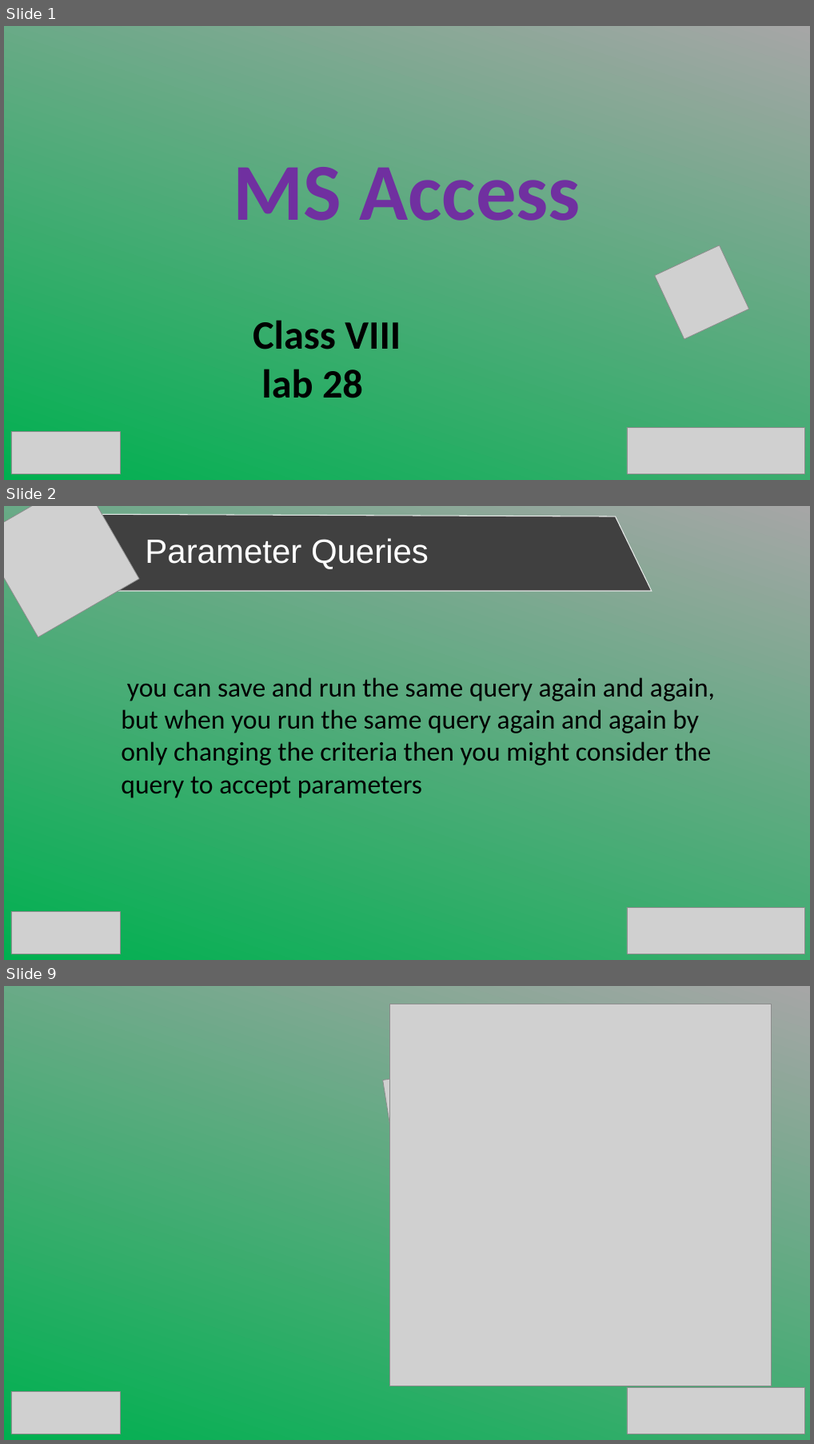
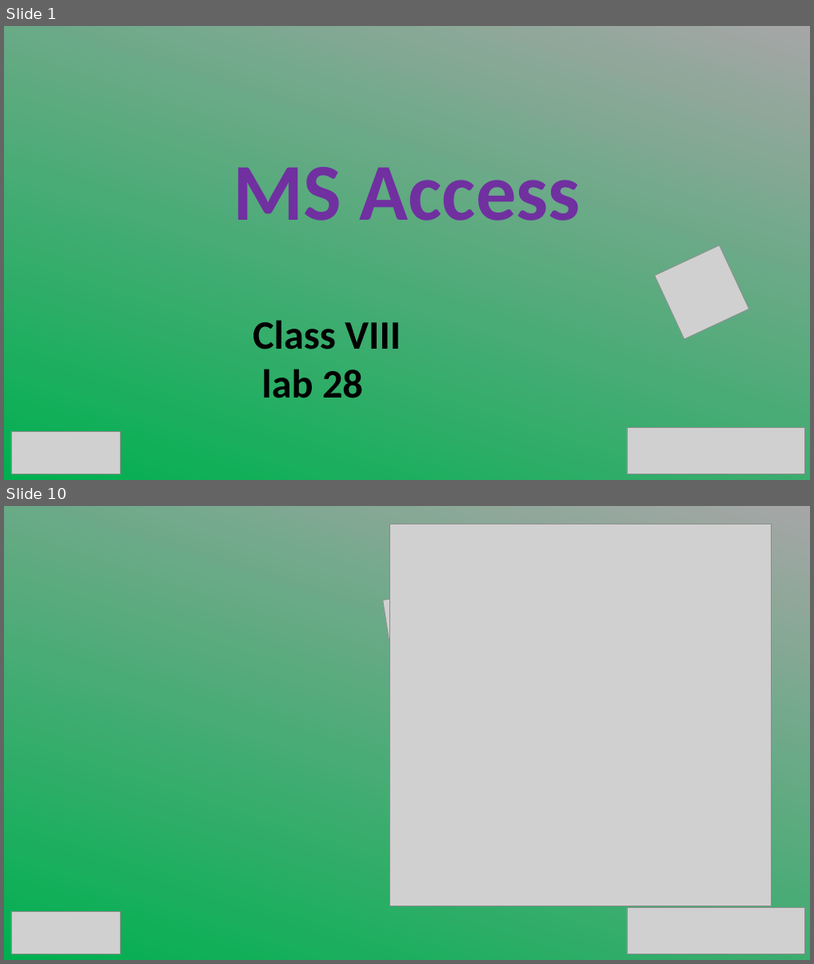
Before and after one commit to SabitDeepto/IIDP, a slide deck: class 8/lab 30 (Access)/2. Presentation/lab 30.pptx. Shown one above the other, each under a label of ours: slides 1, 2 and 9 before the commit, slides 1 and 10 after it; the slides between them are not shown. The pictures are 814x1444 and 814x964 pixels, drawn with LibreOffice and Linux fonts; fonts in the diff are those of the drawing; grey boxes stand for pictures. Boxes give left, top, right and bottom in pixels: in the first picture for what was removed or moved away, otherwise in the second. Text is boxed around its words. In the diff, an @@ line names an element or a change of style, - is before the commit and + after.

```diff
--- a/class 8/lab 30 (Access)/2. Presentation/lab 30.pptx
+++ b/class 8/lab 30 (Access)/2. Presentation/lab 30.pptx
@@ slide 2 removed at (x1=4, y1=506, x2=810, y2=960), background gradient #00B050 to #A6A6A6 @@
@@ picture removed at (x1=4, y1=506, x2=139, y2=637) @@
@@ freeform shape removed at (x1=33, y1=514, x2=652, y2=591) @@
@@ text removed at (x1=145, y1=538, x2=429, y2=569) @@
-Parameter Queries
@@ text removed at (x1=121, y1=677, x2=715, y2=798) @@
-you can save and run the same query again and again, but when you run the same query again and again by only changing the criteria then you might consider the query to accept parameters
@@ picture removed at (x1=11, y1=912, x2=120, y2=953) @@
@@ picture removed at (x1=627, y1=907, x2=806, y2=954) @@
@@ what was slide 9 is now slide 10 @@
```
Also in this commit, not shown: 1 slide changed, 7 slides added, 5 other slides removed, 10 other files.
